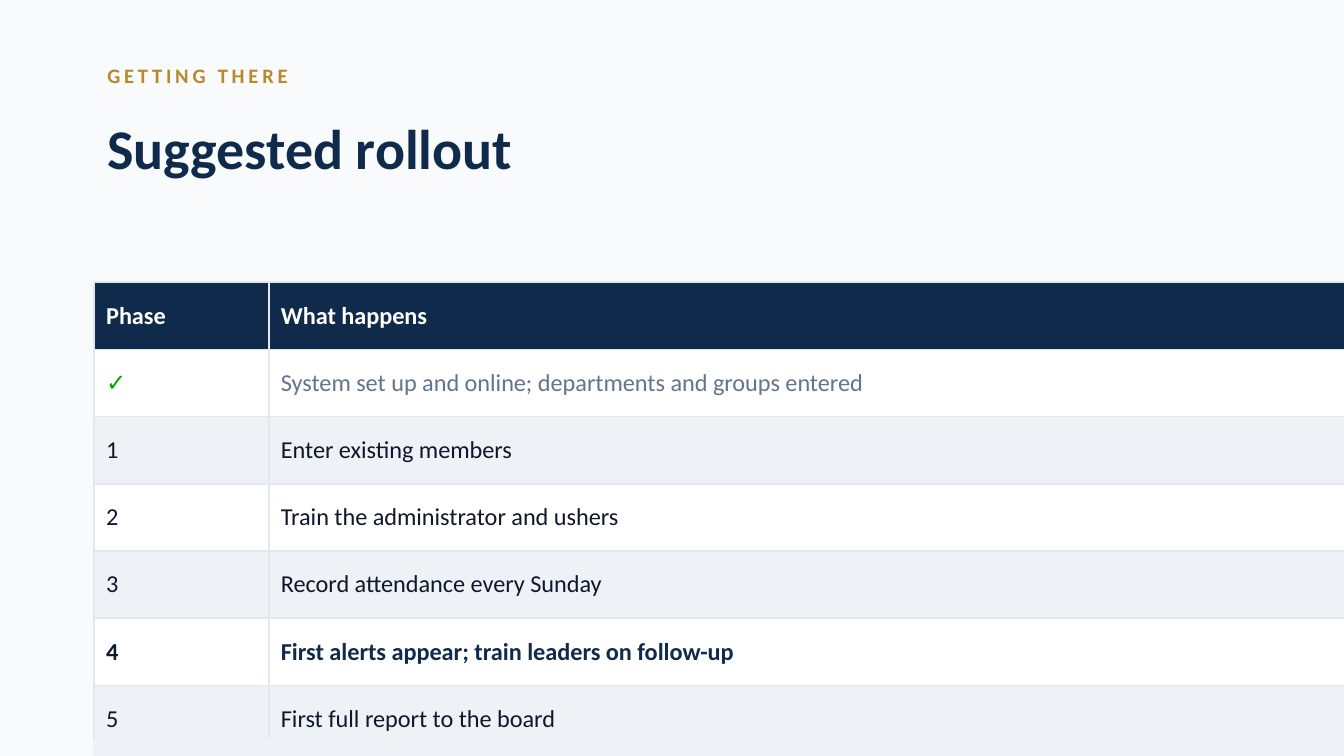
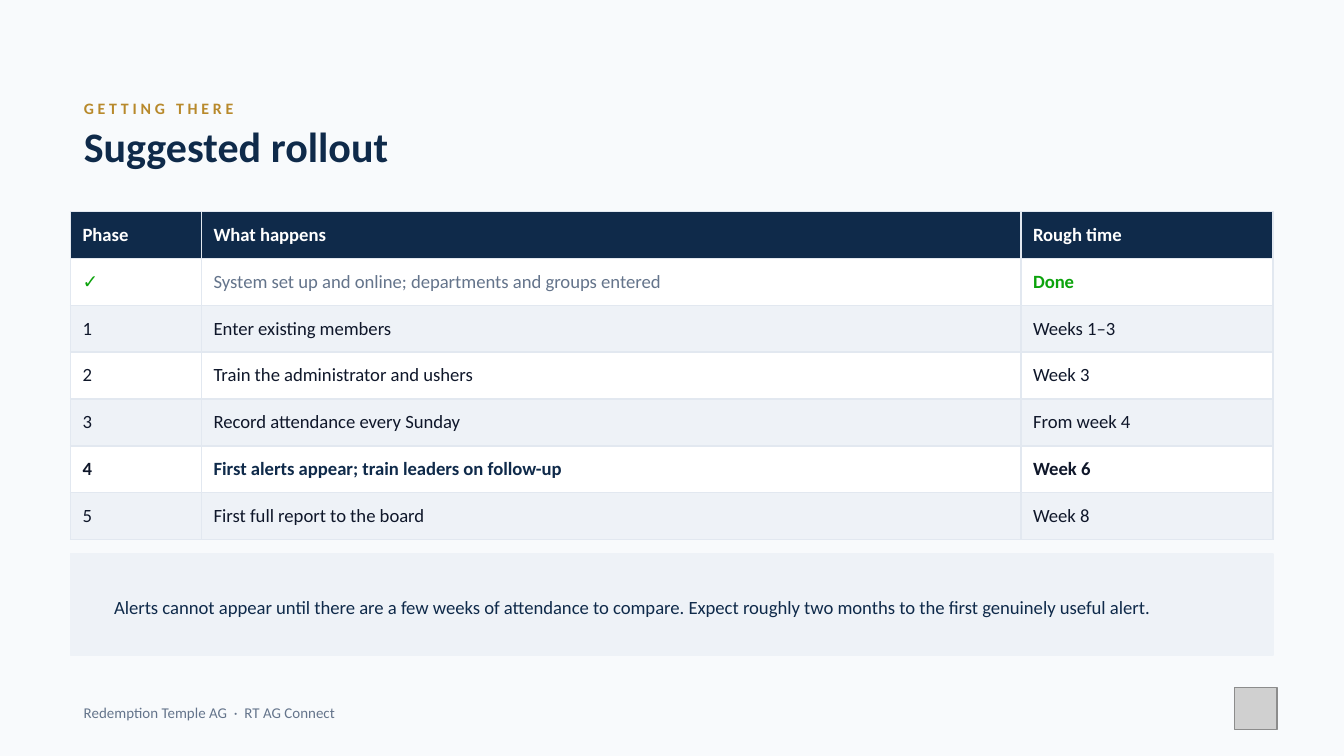
Before and after one commit to nhanhayhaw/ChurchCONNECT, a slide deck: slide 21 of docs/ChurchConnect-Leadership-Presentation.pptx. Drawn at 1344x756 pixels with LibreOffice and Linux fonts; fonts in the diff are those of the drawing; grey boxes stand for pictures; background and template pictures are left out. Boxes give left, top, right and bottom in pixels: in the first picture for what was removed or moved away, otherwise in the second. Text is boxed around its words. In the diff, an @@ line names an element or a change of style, - is before the commit and + after.

```diff
--- a/docs/ChurchConnect-Leadership-Presentation.pptx
+++ b/docs/ChurchConnect-Leadership-Presentation.pptx
@@ text "Suggested rollout": place and size @@
-text "Suggested rollout" at box(107, 129, 512, 179)
+text "Suggested rollout" at box(84, 132, 388, 169)
@@ text "Suggested rollout" at box(84, 132, 388, 169): size 30 to 22.5 pt @@
@@ text "GETTING THERE": place and size @@
-text "GETTING THERE" at box(107, 69, 288, 83)
+text "GETTING THERE" at box(84, 103, 233, 114)
@@ text "GETTING THERE" at box(84, 103, 233, 114): size 11 to 8.5 pt @@
@@ table at box(70, 211, 1273, 538) @@
@@ size 13 to 10 pt @@
@@ table: place and size @@
-table at box(94, 282, 1344, 735)
+table at box(70, 211, 1273, 538)
@@ rectangle: place and size @@
-rectangle at box(94, 739, 1344, 756)
+rectangle at box(70, 554, 1273, 655)
@@ text added at box(114, 601, 1150, 617), 10 pt, text #0F2A4A @@
+Alerts cannot appear until there are a few weeks of attendance to compare. Expect roughly two months to the first genuinely useful alert.
@@ picture added at box(1235, 688, 1278, 731) @@
@@ text added at box(84, 707, 334, 721), 8 pt, text #64748B @@
+Redemption Temple AG · RT AG Connect
```
Also in this commit, not shown: 21 other slides changed, 5 other files.
